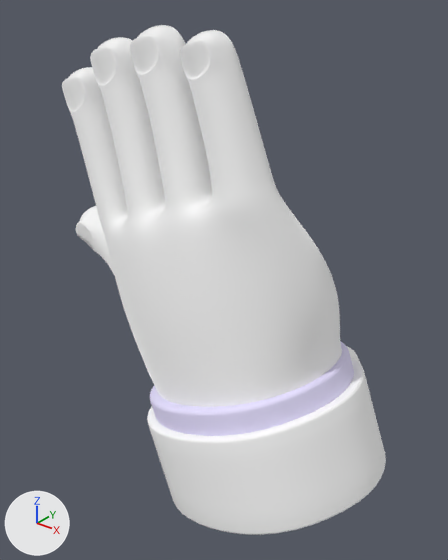
What one commit did to the glTF model FE/src/assets/models/Standing.glb.
Both versions are drawn from a 50 mm lens placed at (3.86, -6.46, 3.3), pointed at (-0.27, -1.3, 0.1). Lighting does not change. The marker at lower left points along +X, +Y and +Z. Where no turn or scale is listed for an object, it has been applied to the vertices. Vertices at the same position are counted once.
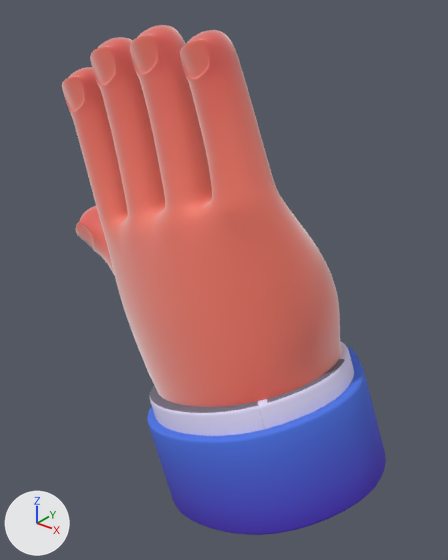
The newer file is also turned or shifted as a whole; pictures and numbers use the older file's frame.

Changed parts and their boxes [x1, y1, x2, y2] in the pictures (448 x 560 px):
'Cylinder.001', surface changed (white to red)
    both: [62, 25, 342, 407]
'Cylinder.003', surface changed (white to blue)
    both: [147, 346, 386, 535]
'Cylinder.002', surface changed
    both: [150, 341, 354, 436]

The change, as a diff of the scene's bpy script:
```diff
--- a/FE/src/assets/models/Standing.glb.py
+++ b/FE/src/assets/models/Standing.glb.py
@@ img_texture1 @@
+img_texture1 = load_image('texture1', '_unpacked/texture1', 1024, 1024, 'sRGB')
@@ img_texture3 @@
+img_texture3 = load_image('texture3', '_unpacked/texture3', 1024, 1024, 'sRGB')
@@ img_texture2 @@
+img_texture2 = load_image('texture2', '_unpacked/texture2', 1024, 1024, 'sRGB')
@@ mat_skin_001 @@
 n0 = _N.new('ShaderNodeBsdfPrincipled'); n0.name = 'Principled BSDF'
 n1 = _N.new('ShaderNodeOutputMaterial'); n1.name = 'Material Output'
+n3 = _N.new('ShaderNodeMix'); n3.name = 'Mix'
+n3.data_type = 'RGBA'
+n3.blend_type = 'MULTIPLY'
+n3.inputs[0].default_value = 1.0  # 'Factor'
 n2 = _N.new('ShaderNodeVertexColor'); n2.name = 'Color Attribute'
+n4 = _N.new('ShaderNodeTexImage'); n4.name = 'Image Texture'
+n4.image = img_texture2
 _L.new(n0.outputs[0], n1.inputs[0])  # 'BSDF' to 'Surface'
-_L.new(n2.outputs[0], n0.inputs[0])  # 'Color' to 'Base Color'
+_L.new(n3.outputs[2], n0.inputs[0])  # 'Result' to 'Base Color'
+_L.new(n2.outputs[0], n3.inputs[7])  # 'Color' to 'B'
+_L.new(n4.outputs[0], n3.inputs[6])  # 'Color' to 'A'
@@ mat_material_003 @@
 mat_material_003 = principled_material('Material.003')
-mat_material_003.base_color = (0.783, 0.736, 1.0)  # white #e5dfff
+mat_material_003.texture = img_texture3
 mat_material_003.roughness = 0.636
@@ mat_material_005 @@
 n0 = _N.new('ShaderNodeBsdfPrincipled'); n0.name = 'Principled BSDF'
 n1 = _N.new('ShaderNodeOutputMaterial'); n1.name = 'Material Output'
+n3 = _N.new('ShaderNodeMix'); n3.name = 'Mix'
+n3.data_type = 'RGBA'
+n3.blend_type = 'MULTIPLY'
+n3.inputs[0].default_value = 1.0  # 'Factor'
 n2 = _N.new('ShaderNodeVertexColor'); n2.name = 'Color Attribute'
+n4 = _N.new('ShaderNodeTexImage'); n4.name = 'Image Texture'
+n4.image = img_texture1
 _L.new(n0.outputs[0], n1.inputs[0])  # 'BSDF' to 'Surface'
-_L.new(n2.outputs[0], n0.inputs[0])  # 'Color' to 'Base Color'
+_L.new(n3.outputs[2], n0.inputs[0])  # 'Result' to 'Base Color'
+_L.new(n2.outputs[0], n3.inputs[7])  # 'Color' to 'B'
+_L.new(n4.outputs[0], n3.inputs[6])  # 'Color' to 'A'
@@ me_mesh_001 @@
 me_mesh_001.from_pydata(...)  # 9873 vertices, 19696 faces; spans x -3.66..0.83, y -1.29..0.68, z 0.03..4.88
 # used by ob_cylinder_001; location = (0.78, -1.22, -1.98)
+# me_mesh_001 part 1: texture (UV) coordinates of 19696 of 19696 faces, centred in x -3.66..0.82, y -1.29..0.68, z 0.04..4.88, changed; they spanned u 0.0..1.0, v 0.0..1.0 and now span u 0.0..0.91, v 0.0..1.0
 me_mesh_001.materials.append(mat_skin_001)
@@ me_cylinder_002 @@
 me_cylinder_002.from_pydata(...)  # 1788 vertices, 3521 faces; spans x -1.7..1.22, y -1.53..1.03, z -0.58..1.43
 # used by ob_cylinder_003; location = (0.78, -1.22, -1.98)
+# me_cylinder_002 part 2: texture (UV) coordinates of 3521 of 3521 faces, centred in x -1.7..1.21, y -1.52..1.03, z -0.58..1.42, changed; they spanned u 0.0..0.0, v 0.0..0.0 and now span u 0.0..0.96, v 0.0..1.0
 me_cylinder_002.materials.append(mat_material_005)
```
